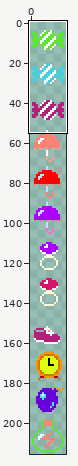
Two versions of one sprite sheet, res/objects/items/powerup_sprite.png. Above: a wide view before the commit, with the close-up outlined.
Close-up. As it was:
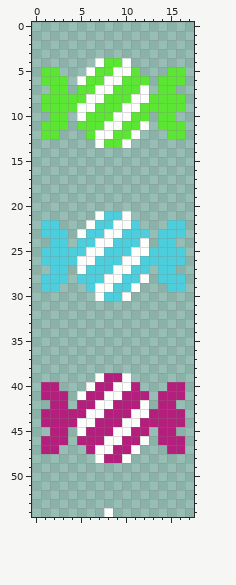
The file is 18x216 pixels. Colours within 5 levels of each other are drawn and written as one. Shown: x 0..17, y 0..54.
The same view after the edit:
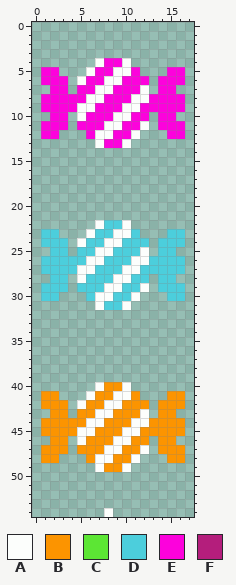
Palette (. is transparent): A #fcfefc  B #fc9400  C #5ce634  D #4ccedc  E #fc02dc  F #b41e7c
Message: Aggiornate sprite powerup, aggiunto timer a schermata hai vinto
What changed:
Changed rows in their new state; - is an unchanged pixel.
first column x 1:
 4 -------EE-------
 5 EE----EE--E---EE
 6 EEE--EE--EEE-EEE
 7 -EE-EE--EEE--EE-
 8 EEEEE--EEE--EEEE
 9 EEEE--EEE--EEEEE
10 -EE--EEE--EE-EE-
11 EEE-EEE--EE--EEE
12 EE---E--EE----EE
13 -------EE-------
first column x 1:
21 ------....------
22 ..---.A-D-.---..
23 --.-.A-D-A-.-.--
24 D---A-D-A--D---D
25 .--.-D-A--D-.--.
26 ----D-A--D-A----
27 D--D-A--D-A-D--D
28 .---A--D-A-D---.
29 --D-D-D-A-DA-D--
30 DD---D-A-DA---DD
31 ------ADDA------
first column x 1:
39 ------....------
40 ..---.ABB-.---..
41 BB.-.ABB-AB.-.BB
42 BBB-ABB-ABBB-BBB
43 .BB.BB-ABBB-.BB.
44 BBBBB-ABBB-ABBBB
45 BBBB-ABBB-ABBBBB
46 .BB-ABBB-ABB-BB.
47 BBB-BBB-ABBA-BBB
48 BB---B-ABBA---BB
49 ------ABBA------
